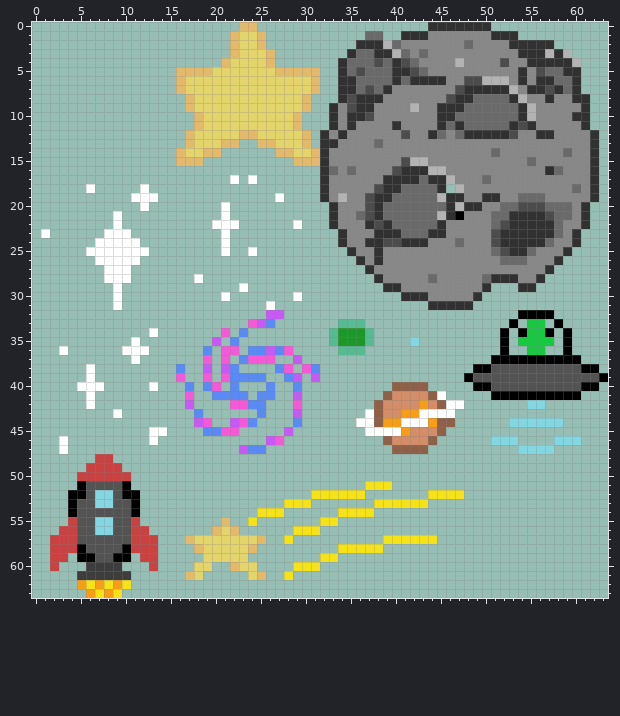
Two states of a pixel-art sprite, w9/jetpack_joyride/graphics/spritesheet.png. Above, as it was before the edit.
The file is 64x64 pixels. Colours within 5 levels of each other are drawn and written as one.
After the commit:
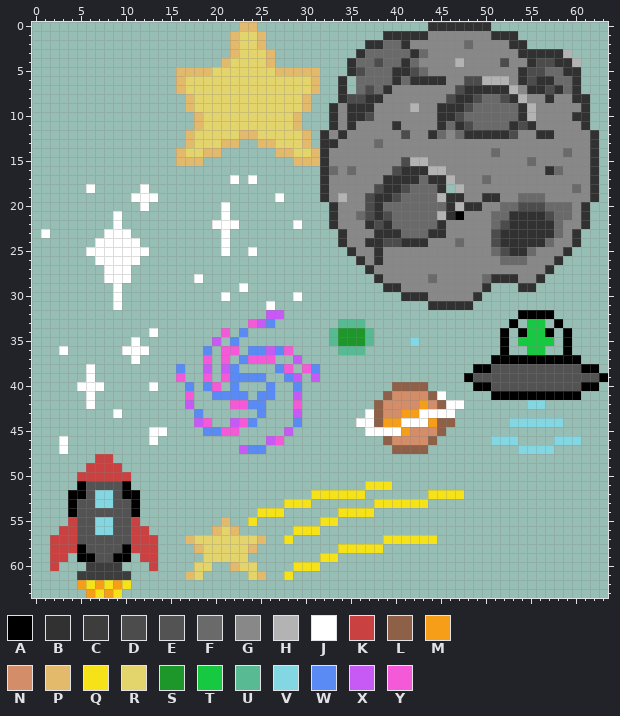
Palette (. is transparent): A #000000  B #313131  C #3d3d3d  D #4c4c4c  E #535353  F #6a6a6a  G #888888  H #b3b3b3  J #ffffff  K #c94141  L #8f6048  M #f69e18  N #d38d69  P #e3b96b  Q #f6e218  R #e3d46b  S #1e972a  T #16c940  U #58ba92  V #83d7e2  W #5a8af4  X #c75af4  Y #f45ad7
Log entry: Created new background with custom sprites.
The exact change:
The edit adds colour B in row 1 at x 39 to 40.
Colour D gives way to colour B in row 4 at x 41; in row 9 at x 35.
Colour F gives way to colour B in row 3 at x 36; in rows 4 to 5 at x 35.
Colour G gives way to colour B in row 2 at x 41; in row 3 at x 42.
Colour H gives way to colour B in row 3 at x 57.
Colour B gives way to colour D in row 4 at x 56 to 57; in row 8 at x 36.
Colour F gives way to colour D in row 8 at x 49 and 52; in row 9 at x 48; in row 10 at x 47; in row 11 at x 48; in row 18 at x 41; in row 19 at x 40.
Colour F gives way to colour D in row 21 at x 39.
Colour G gives way to colour D in rows 5 to 6 at x 55.
Colour B gives way to colour F in row 3 at x 38 to 39; in row 4 at x 40.
Colour H gives way to colour F in row 2 at x 39; in row 3 at x 40.
Colour B is removed in row 2 at x 36 and 55 to 57; in row 3 at x 35; in rows 4 to 5 at x 34; in rows 6 to 7 at x 35.
Colour F is removed in row 1 at x 37 to 38.
